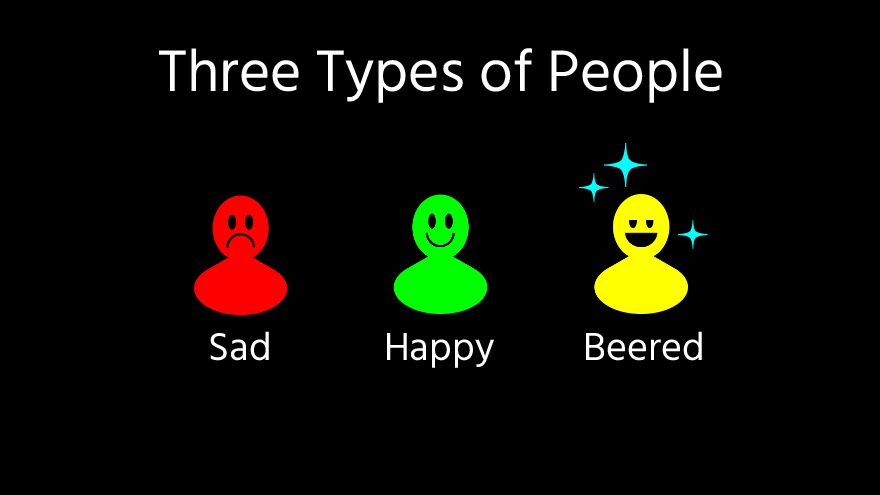
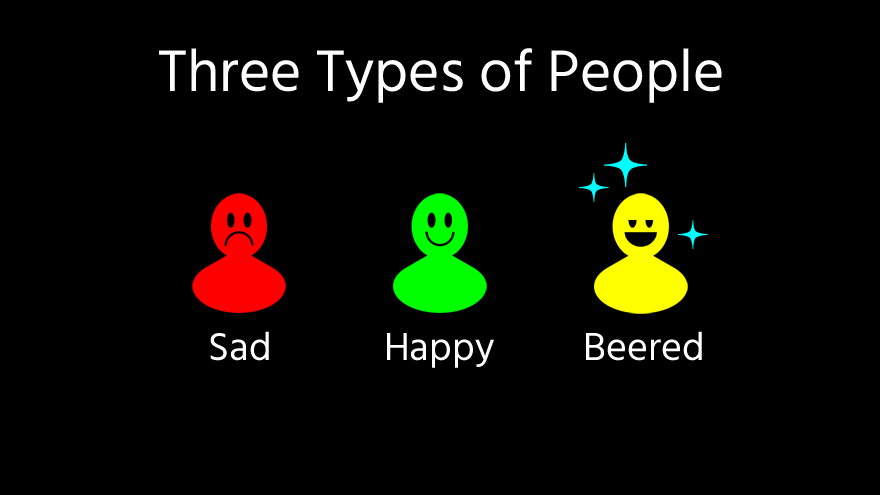
Layer changes from the first w=880, h=495 image to the second:
painted on "Slides Yellow" over (594, 193, 688, 314)
painted on "Slides Green" over (393, 193, 488, 314)
painted on "Slides Red" over (192, 193, 287, 315)
